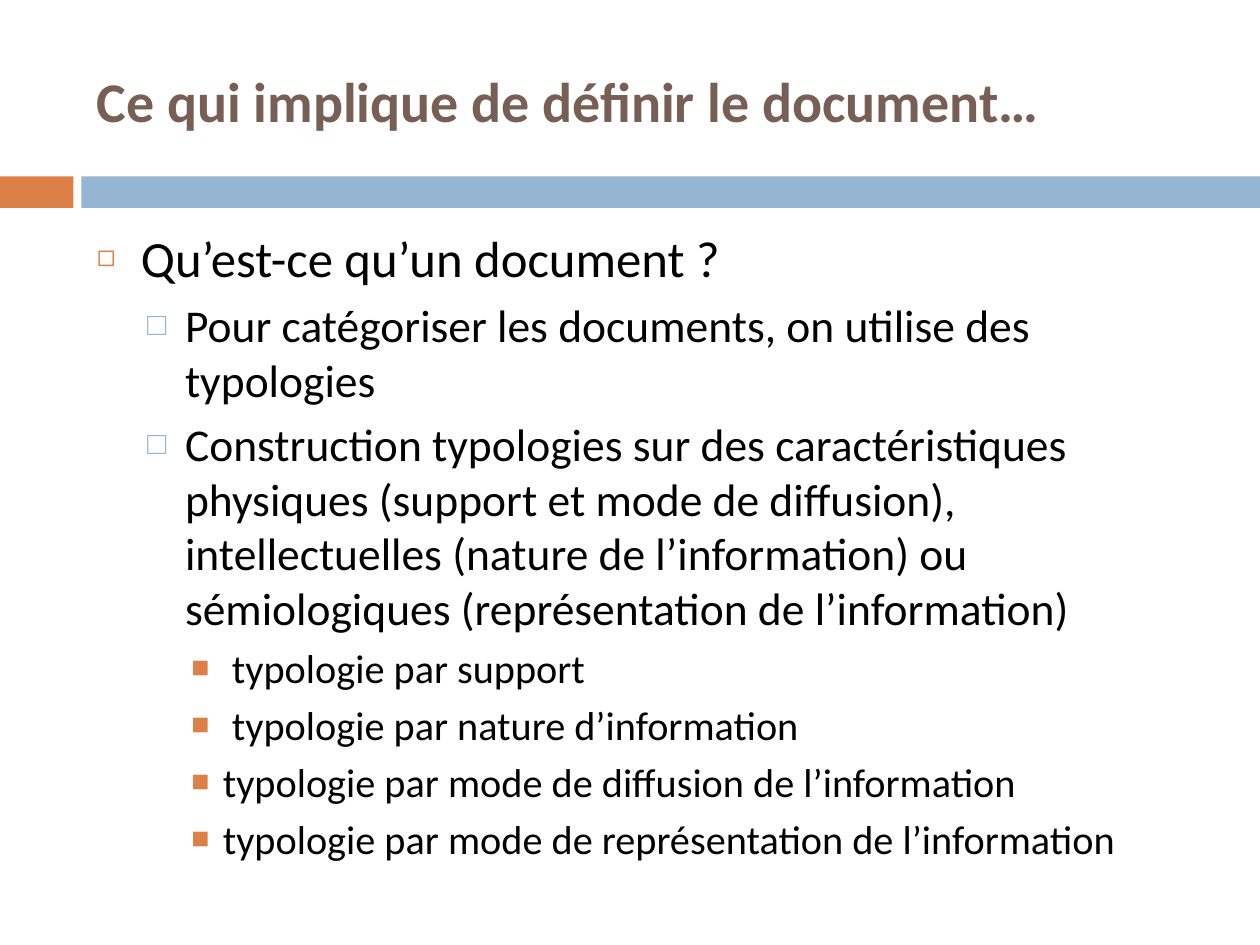
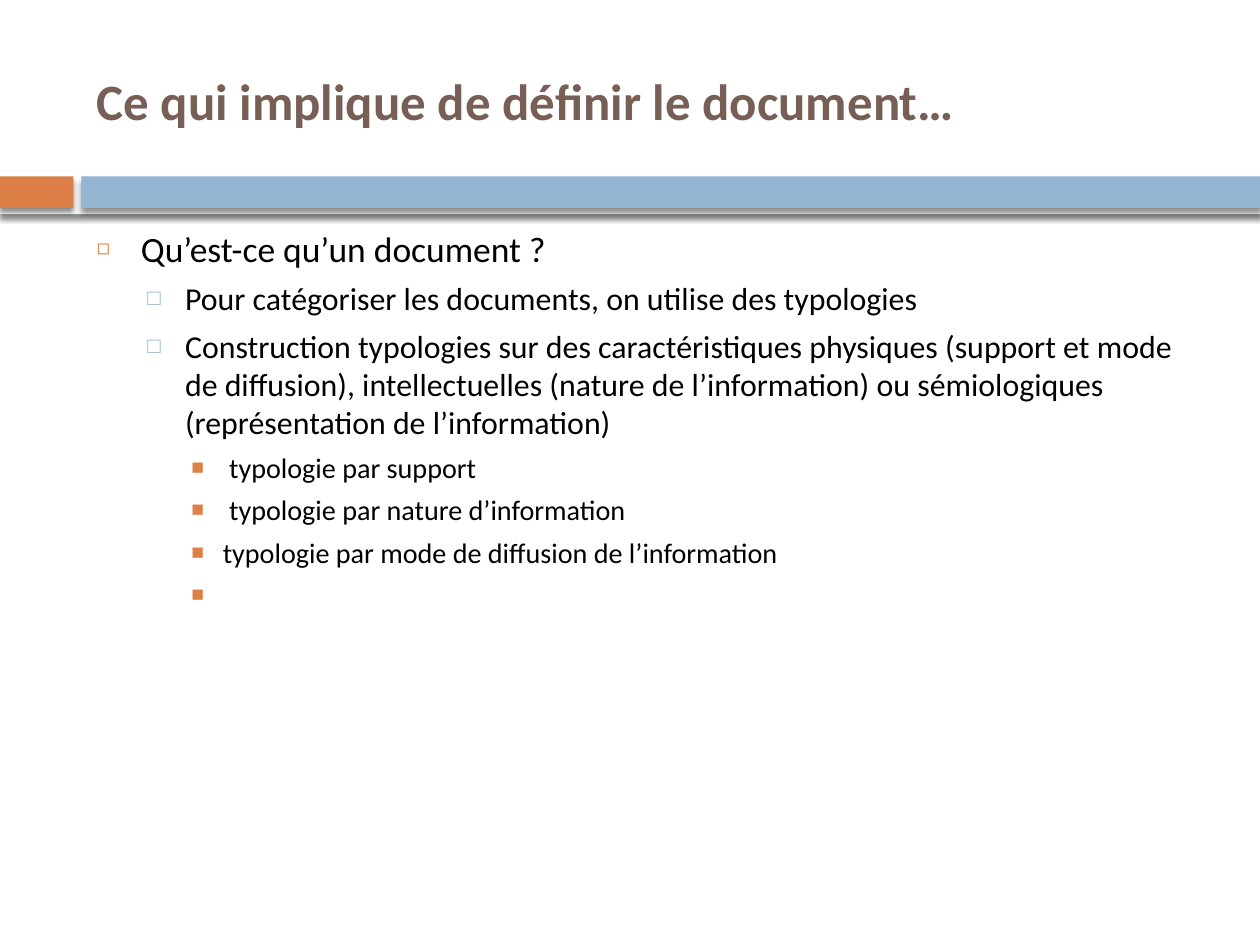
Before and after one commit to martyyann01/td_lyon3, a slide deck: slide 6 of Trait_Doc/Cours/Support_Cours.pptx. Drawn at 1260x945 pixels with LibreOffice and Linux fonts; fonts in the diff are those of the drawing. Boxes give left, top, right and bottom in pixels: in the first picture for what was removed or moved away, otherwise in the second. Text is boxed around its words. In the diff, an @@ line names an element or a change of style, - is before the commit and + after.

```diff
--- a/Trait_Doc/Cours/Support_Cours.pptx
+++ b/Trait_Doc/Cours/Support_Cours.pptx
@@ text "Ce qui implique de définir ..." at [97,84,953,128]: size 32 to 29.1 pt @@
@@ rectangle at [0,176,73,208]: shadow on @@
@@ rectangle added at [0,170,1260,214], fill #FFFFFF @@
@@ rectangle at [82,176,1260,208]: shadow on @@
@@ text "Qu’est-ce qu’un document ?" at [141,237,1172,568]: size 29 to 20.3 pt in "Qu’est-ce qu’un document ?"; size 26 to 18.2 pt in "Pour catégoriser les documents, on utilise des ...", "Construction typologies sur des caractéristiques physiques ( ..."; size 23 to 16.1 pt in "typologie par support", "typologie par nature d’information", "typologie par mode de diffusion de l’information" @@
@@ text at [223,825,1115,861]: paragraph removed @@
-    ■ typologie par mode de représentation de l’information
```
Also in this commit, not shown: 72 other slides changed, 19 other files.
